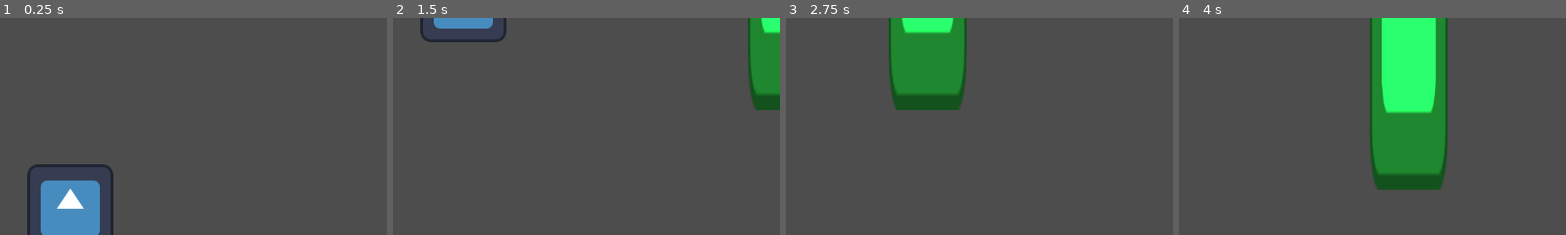
Above: before the commit, frames 1-4 (left to right).
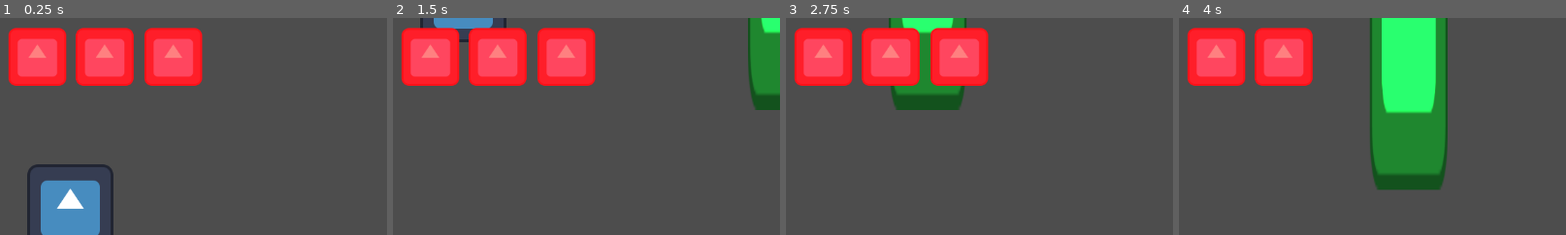
Above: after the commit, the same moments.

Repository: PrincessAquos/FlappyDoki
Game: Godot game, scene res://testing/test-game.tscn
Same seed, same stepped clock (60 frames per second), same inputs: the game is played once before the commit and once after it. The project has no main scene, so this scene is started directly. The engine's default icon, where the game draws it, is replaced by a stand-in: a white triangle on a blue panel in a dark square.
Inputs:
- Up to frame 1 (0.25 s): no input
- Up to frame 2 (1.5 s): tap Enter at 0.5 s; tap F (fire) at 0.6 s; tap Space (jump) at 0.77, 0.8, 1.07, 1.35 s
- Up to frame 3 (2.75 s): tap Space (jump) at 1.52, 1.82, 2.3 s; tap F (fire) at 1.55, 2.1 s
- Up to frame 4 (4 s): tap F (fire) at 2.85 s; tap Space (jump) at 3.02, 3.32, 3.6, 3.77 s
The pictures show only the part of the screen within x 0-50%, y 0-50%; the shares and areas given below are measured in that part.

The runs differ from the first frame. In frame 1, 12% of the frame differs, in the area x 2-53%, y 4-32%; in frame 2, 12%; in frame 3, 12%; in frame 4, 8.0%.

Commit message:
Add Health and Global Game Object
There is now a health indicator, and input and some game logic is now handled in a global object

Diff:
--- /dev/null
+++ b/game.gd
@@ -0,0 +1,28 @@
+extends Node
+
+var player:CharacterBody2D
+var level:Node2D
+var ui:Node2D : set = set_ui
+
+var is_started = false
+
+func game_over():
+	pass
+
+func set_ui(new_ui):
+	player.healthbar = new_ui
+	ui = new_ui
+	pass
+
+func _physics_process(delta: float) -> void:
+	if Input.is_action_just_pressed("jump"):
+		if !is_started:
+			is_started = true
+			player.is_waiting = false
+			level.level_active = true
+			pass
+		player.jump()
+	if Input.is_action_just_pressed("fire"):
+		if is_started:
+			player.fire()
+	pass
--- a/obstacle.gd
+++ b/obstacle.gd
@@ -2,6 +2,7 @@
 
 func _on_body_entered(body: Node2D) -> void:
 	if body.is_in_group("player"):
+		body.take_damage()
 		print("This is where you tell the character to take damage")
 	pass # Replace with function body.
 
--- a/obstacle.tscn
+++ b/obstacle.tscn
@@ -17,7 +17,6 @@
 texture = ExtResource("1_sl1jc")
 
 [node name="CollisionShape2D" type="CollisionShape2D" parent="."]
-scale = Vector2(1, 1)
 shape = SubResource("RectangleShape2D_aubd6")
 
 [connection signal="area_entered" from="." to="." method="_on_area_entered"]
--- a/project.godot
+++ b/project.godot
@@ -13,6 +13,10 @@
 config/name="Flappy Doki"
 config/features=PackedStringArray("4.4", "Forward Plus")
 config/icon="res://icon.svg"
+
+[autoload]
+
+Game="*res://game.gd"
 
 [input]
 
--- a/testing/test-game.tscn
+++ b/testing/test-game.tscn
@@ -1,16 +1,20 @@
-[gd_scene load_steps=4 format=3 uid="uid://bttt2usg2qxeu"]
+[gd_scene load_steps=5 format=3 uid="uid://bttt2usg2qxeu"]
 
 [ext_resource type="Script" uid="uid://ca78j2od3s7cv" path="res://testing/test_game.gd" id="1_1g8x0"]
 [ext_resource type="PackedScene" uid="uid://chtiv810qvrom" path="res://testing/test-character.tscn" id="1_gk2j4"]
 [ext_resource type="PackedScene" uid="uid://cgw1e8rv0fa70" path="res://testing/test-level.tscn" id="3_l765v"]
+[ext_resource type="PackedScene" uid="uid://bp3j4he5rgs1t" path="res://ui.tscn" id="4_l765v"]
 
-[node name="Node2D" type="Node2D" node_paths=PackedStringArray("player", "level")]
+[node name="Node2D" type="Node2D" node_paths=PackedStringArray("player", "level", "ui")]
 script = ExtResource("1_1g8x0")
 player = NodePath("Node2D")
 level = NodePath("Test-level")
+ui = NodePath("UI")
 
 [node name="Node2D" parent="." instance=ExtResource("1_gk2j4")]
 position = Vector2(106, 282)
 
 [node name="Test-level" parent="." instance=ExtResource("3_l765v")]
 position = Vector2(377, 0)
+
+[node name="UI" parent="." instance=ExtResource("4_l765v")]
--- a/testing/test_character.gd
+++ b/testing/test_character.gd
@@ -2,6 +2,8 @@
 
 const JUMP_SPEED = 600
 const GRAVITY = 20
+
+var healthbar
 
 @export var shoot_timer:Timer
 
@@ -10,7 +12,11 @@
 var is_waiting = true
 
 func _ready():
+	Game.player = self
 	pass
+
+func set_healthbar(ui:Node2D):
+	healthbar = ui
 
 func start():
 	is_waiting = false
@@ -27,6 +33,20 @@
 		new_projectile.position = position
 		new_projectile.fire()
 
+func take_damage():
+	var curr_hp = healthbar.get_health()
+	curr_hp -= 1
+	healthbar.set_health(curr_hp)
+	if curr_hp <= 0:
+		die()
+		pass
+	pass
+
+func die():
+	print("uh i guess die or something lol")
+	Game.game_over()
+	pass
+
 func _physics_process(delta: float) -> void:
 	if !is_waiting:
 		velocity.y += GRAVITY
--- a/testing/test_game.gd
+++ b/testing/test_game.gd
@@ -2,18 +2,23 @@
 
 @export var player:CharacterBody2D
 @export var level:Node2D
+@export var ui:Node2D
 
-var is_started = false
-
-func _physics_process(delta: float) -> void:
-	if Input.is_action_just_pressed("jump"):
-		if !is_started:
-			is_started = true
-			player.is_waiting = false
-			level.level_active = true
-			pass
-		player.jump()
-	if Input.is_action_just_pressed("fire"):
-		if is_started:
-			player.fire()
-	pass
+#var is_started = false
+#
+#func _ready() -> void:
+	#player.healthbar = ui
+	#pass
+#
+#func _physics_process(delta: float) -> void:
+	#if Input.is_action_just_pressed("jump"):
+		#if !is_started:
+			#is_started = true
+			#player.is_waiting = false
+			#level.level_active = true
+			#pass
+		#player.jump()
+	#if Input.is_action_just_pressed("fire"):
+		#if is_started:
+			#player.fire()
+	#pass
--- a/testing/test_level.gd
+++ b/testing/test_level.gd
@@ -4,6 +4,9 @@
 
 var level_active = false
 
+func _ready() -> void:
+	Game.level = self
+
 func _physics_process(delta: float) -> void:
 	if level_active:
 		position.x = position.x - speed * delta
--- /dev/null
+++ b/ui.gd
@@ -0,0 +1,30 @@
+extends Node2D
+
+@export var healthNodes:Array[Sprite2D]
+
+var max_health = 3
+var health = 3
+
+func _ready() -> void:
+	max_health = healthNodes.size()
+	reset_health()
+	Game.ui = self
+
+func reset_health():
+	health = max_health
+	for heart in healthNodes:
+		heart.visible = true
+
+func get_health():
+	return health
+
+func set_health(amount:int):
+	health = amount
+
+	var a = 0
+	while a < health:
+		healthNodes[a].visible = true
+		a += 1
+	while a < max_health:
+		healthNodes[a].visible = false
+		a += 1
--- /dev/null
+++ b/ui.tscn
@@ -0,0 +1,26 @@
+[gd_scene load_steps=3 format=3 uid="uid://bp3j4he5rgs1t"]
+
+[ext_resource type="Texture2D" uid="uid://bn8a4sfr7l72r" path="res://icon.svg" id="1_fyqef"]
+[ext_resource type="Script" uid="uid://cgo6tj47i3kvv" path="res://ui.gd" id="1_m6e0p"]
+
+[node name="UI" type="Node2D" node_paths=PackedStringArray("healthNodes")]
+script = ExtResource("1_m6e0p")
+healthNodes = [NodePath("Icon"), NodePath("Icon2"), NodePath("Icon3")]
+
+[node name="Icon" type="Sprite2D" parent="."]
+modulate = Color(18.784, 0.5, 0.5, 1)
+position = Vector2(57, 58)
+scale = Vector2(0.668, 0.668)
+texture = ExtResource("1_fyqef")
+
+[node name="Icon2" type="Sprite2D" parent="."]
+modulate = Color(18.784, 0.5, 0.5, 1)
+position = Vector2(157, 58)
+scale = Vector2(0.668, 0.668)
+texture = ExtResource("1_fyqef")
+
+[node name="Icon3" type="Sprite2D" parent="."]
+modulate = Color(18.784, 0.5, 0.5, 1)
+position = Vector2(259, 58)
+scale = Vector2(0.668, 0.668)
+texture = ExtResource("1_fyqef")
Not shown, added: game.gd.uid
Not shown, added: ui.gd.uid
